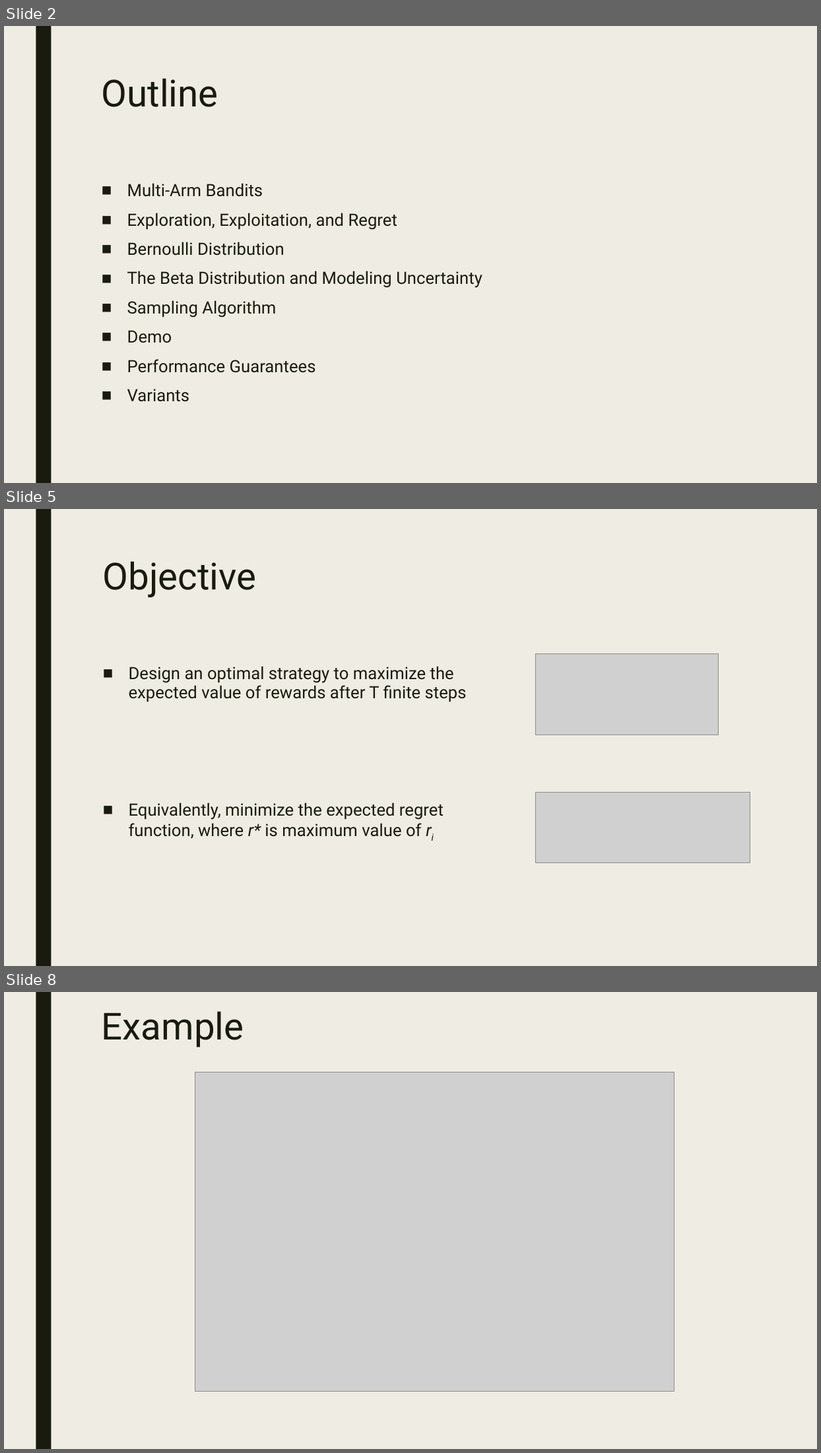
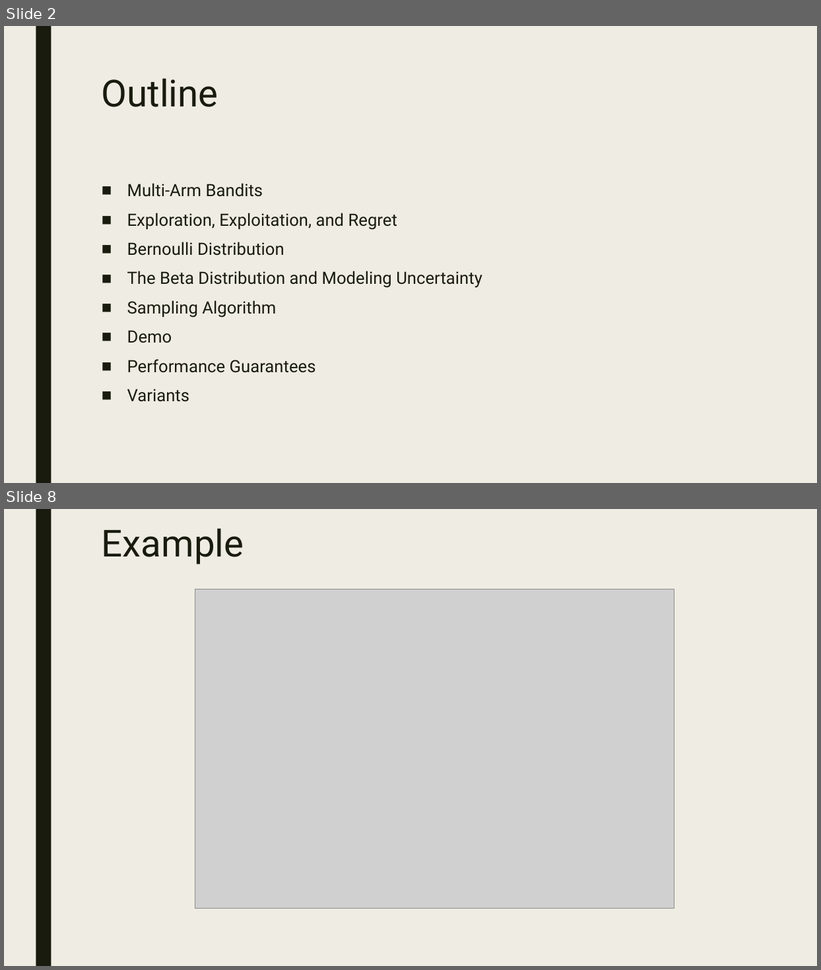
Before and after one commit to CourseReps/ECEN689-Fall2018, a slide deck: Students/siddharthajit/Tutorial Presentation/Thompson Sampling.pptx. Shown one above the other, each under a label of ours: slides 2, 5 and 8 before the commit, slides 2 and 8 after it; the slides between them are not shown. The pictures are 821x1453 and 821x970 pixels, drawn with LibreOffice and Linux fonts; fonts in the diff are those of the drawing; grey boxes stand for pictures. Boxes give left, top, right and bottom in pixels: in the first picture for what was removed or moved away, otherwise in the second. Text is boxed around its words. In the diff, an @@ line names an element or a change of style, - is before the commit and + after.

```diff
--- a/Students/siddharthajit/Tutorial Presentation/Thompson Sampling.pptx
+++ b/Students/siddharthajit/Tutorial Presentation/Thompson Sampling.pptx
@@ slide 5 removed at bbox=[4, 509, 817, 966], background #EFEDE3; not listed: 1 template element that a slide beside it also shows @@
@@ title removed at bbox=[103, 561, 256, 597] @@
-Objective
@@ text removed at bbox=[129, 666, 467, 839] @@
-■ Design an optimal strategy to maximize the expected value of rewards after T finite steps
-■ Equivalently, minimize the expected regret function, where r* is maximum value of ri
@@ picture removed at bbox=[536, 654, 718, 735] @@
@@ picture removed at bbox=[536, 793, 750, 863] @@
```
Also in this commit, not shown: 9 slides changed, 6 slides added, 5 other slides removed.
